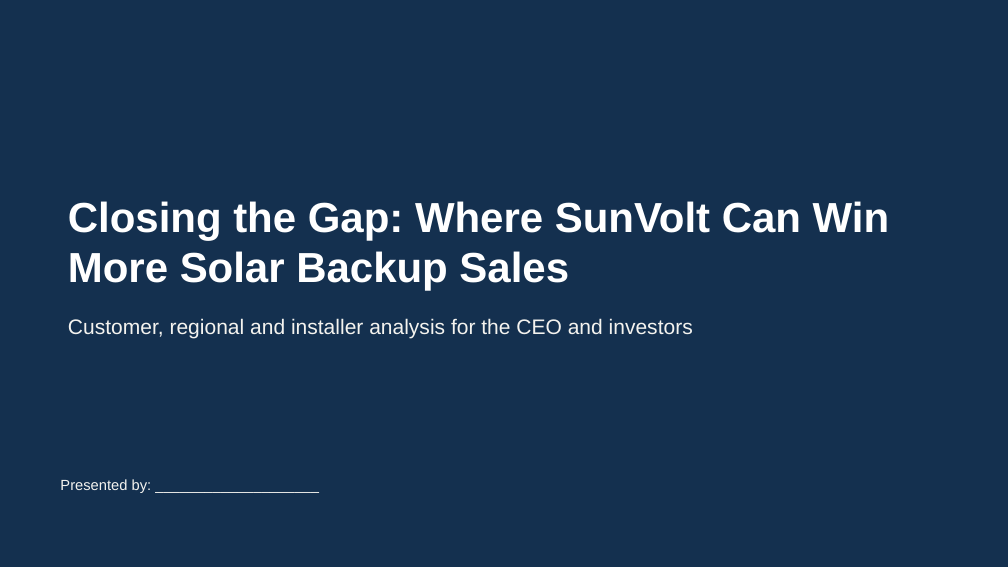
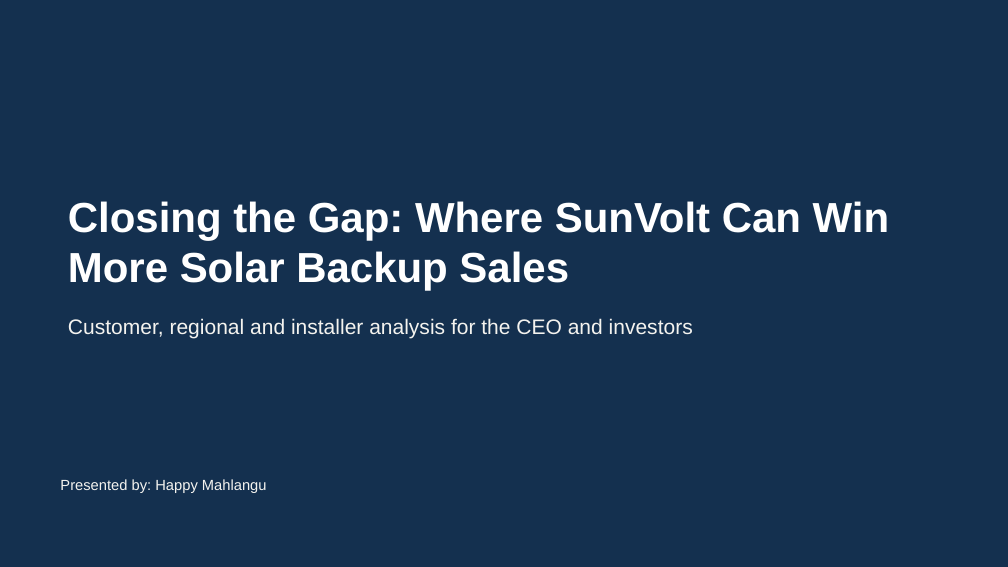
Before and after one commit to HappyDevs1/sunvolt-solar, a slide deck: slide 1 of report/SunVolt_Presentation.pptx. Drawn at 1008x567 pixels with LibreOffice and Linux fonts; fonts in the diff are those of the drawing. Boxes give left, top, right and bottom in pixels: in the first picture for what was removed or moved away, otherwise in the second. Text is boxed around its words. In the diff, an @@ line names an element or a change of style, - is before the commit and + after.

Commit message:
Add presenter name to deck title slide

```diff
--- a/report/SunVolt_Presentation.pptx
+++ b/report/SunVolt_Presentation.pptx
@@ text at bbox=[60, 479, 267, 493]: text changed @@
-Presented by: ____________________
+Presented by: Happy Mahlangu
```
Also in this commit, not shown: 1 other file.
